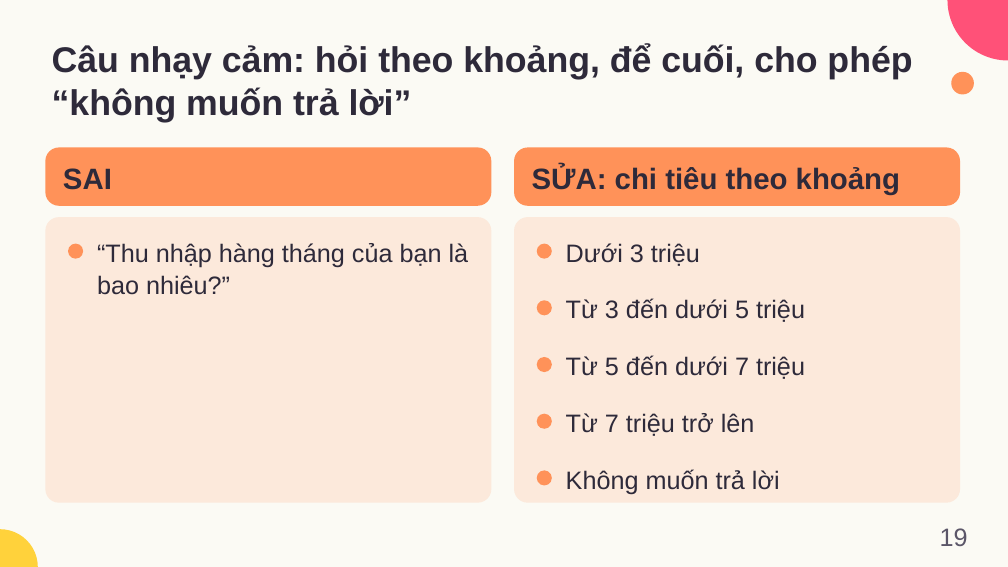
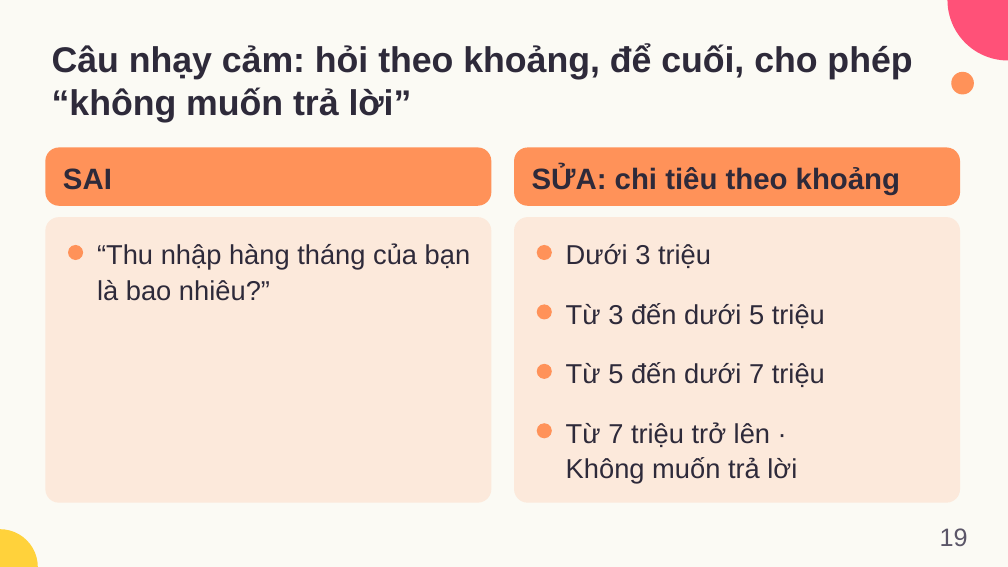
Before and after one commit to dnbaoquyen/academic-pptx-skill, a slide deck: slide 19 of mkt1107/output/MKT1107_W10_slides.pptx. Drawn at 1008x567 pixels with LibreOffice and Linux fonts; fonts in the diff are those of the drawing. Boxes give left, top, right and bottom in pixels: in the first picture for what was removed or moved away, otherwise in the second. Text is boxed around its words. In the diff, an @@ line names an element or a change of style, - is before the commit and + after.

```diff
--- a/mkt1107/output/MKT1107_W10_slides.pptx
+++ b/mkt1107/output/MKT1107_W10_slides.pptx
@@ ellipse: place and size @@
-ellipse at box(537, 300, 552, 315)
+ellipse at box(537, 305, 552, 320)
@@ size 24 to 26 pt; line spacing 31pt to 34pt in 4 elements at box(566, 244, 711, 268), box(97, 243, 471, 301), box(566, 303, 825, 328), box(566, 362, 825, 387) @@
@@ ellipse: place and size @@
-ellipse at box(537, 357, 552, 372)
+ellipse at box(537, 364, 552, 379)
@@ ellipse: place and size @@
-ellipse at box(537, 414, 552, 429)
+ellipse at box(537, 423, 552, 439)
@@ text at box(566, 422, 797, 483): text changed; size 24 to 26 pt @@
-Từ 7 triệu trở lên
+Từ 7 triệu trở lên · Không muốn trả lời
@@ ellipse removed at box(537, 470, 552, 485) @@
@@ text removed at box(566, 469, 780, 494) @@
-Không muốn trả lời
```
Also in this commit, not shown: 2 other slides changed, 13 other files.
